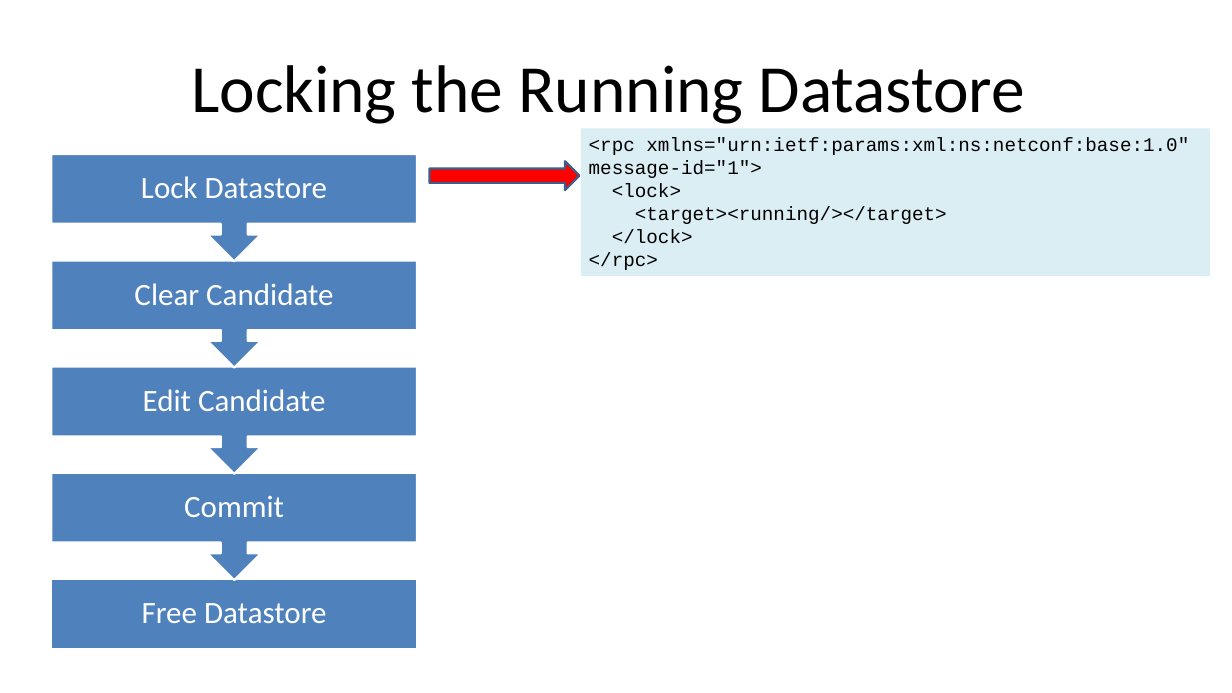
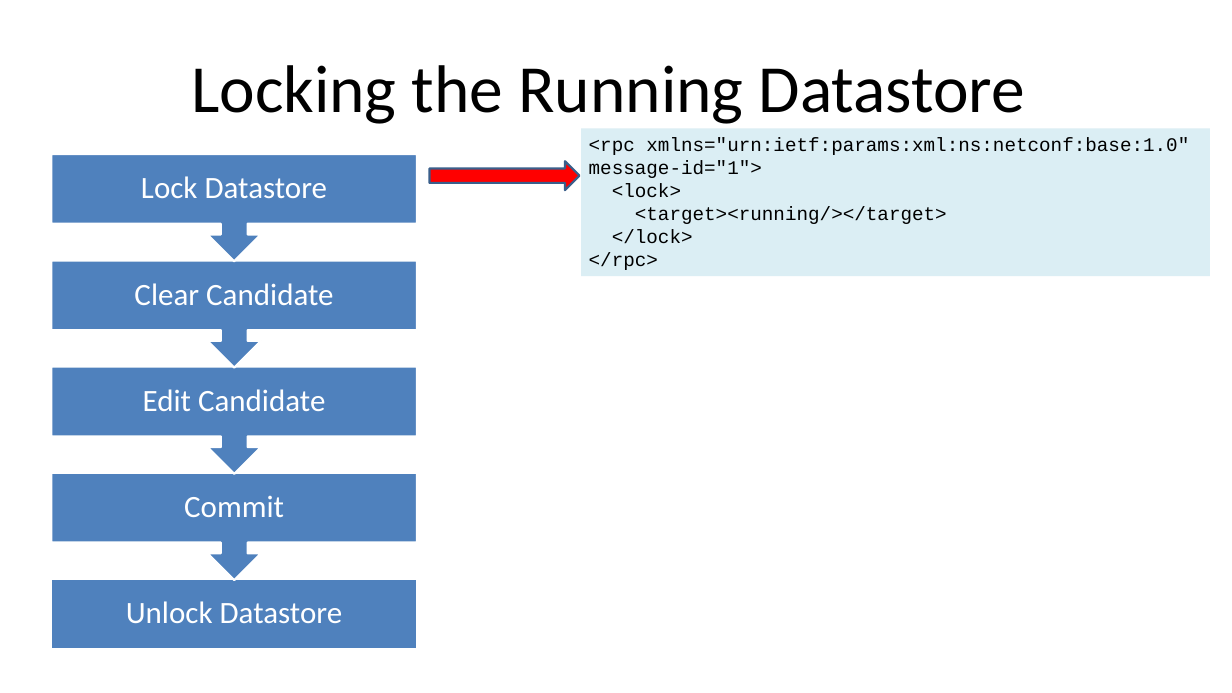
Before and after one commit to cmoberg/netconf-yang-training, a slide deck: slide 20 of slides/module-3-netconf.pptx. Drawn at 1232x693 pixels with LibreOffice and Linux fonts; fonts in the diff are those of the drawing. Boxes give left, top, right and bottom in pixels: in the first picture for what was removed or moved away, otherwise in the second. Text is boxed around its words. In the diff, an @@ line names an element or a change of style, - is before the commit and + after.

```diff
--- a/slides/module-3-netconf.pptx
+++ b/slides/module-3-netconf.pptx
@@ text at [126, 601, 343, 623]: text changed @@
-Free Datastore
+Unlock Datastore
```
Also in this commit, not shown: 1 other slide changed, 11 other files.
